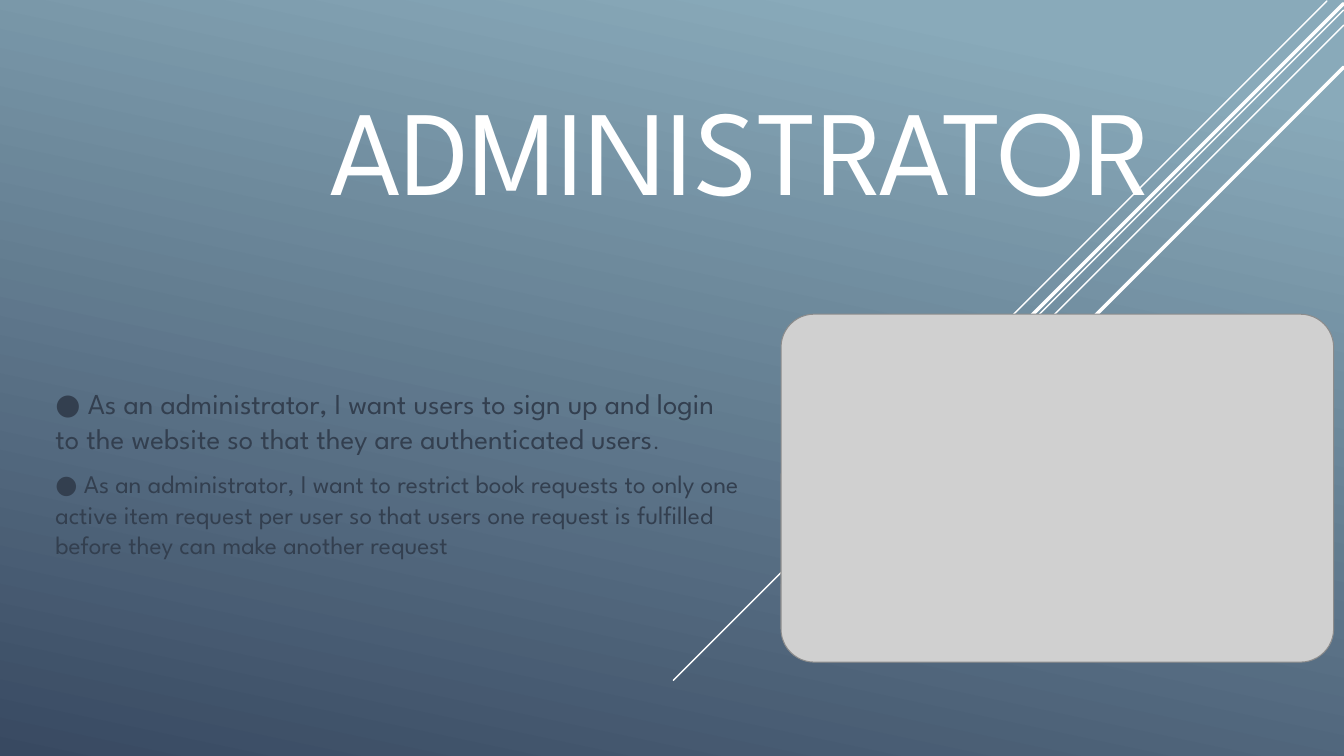
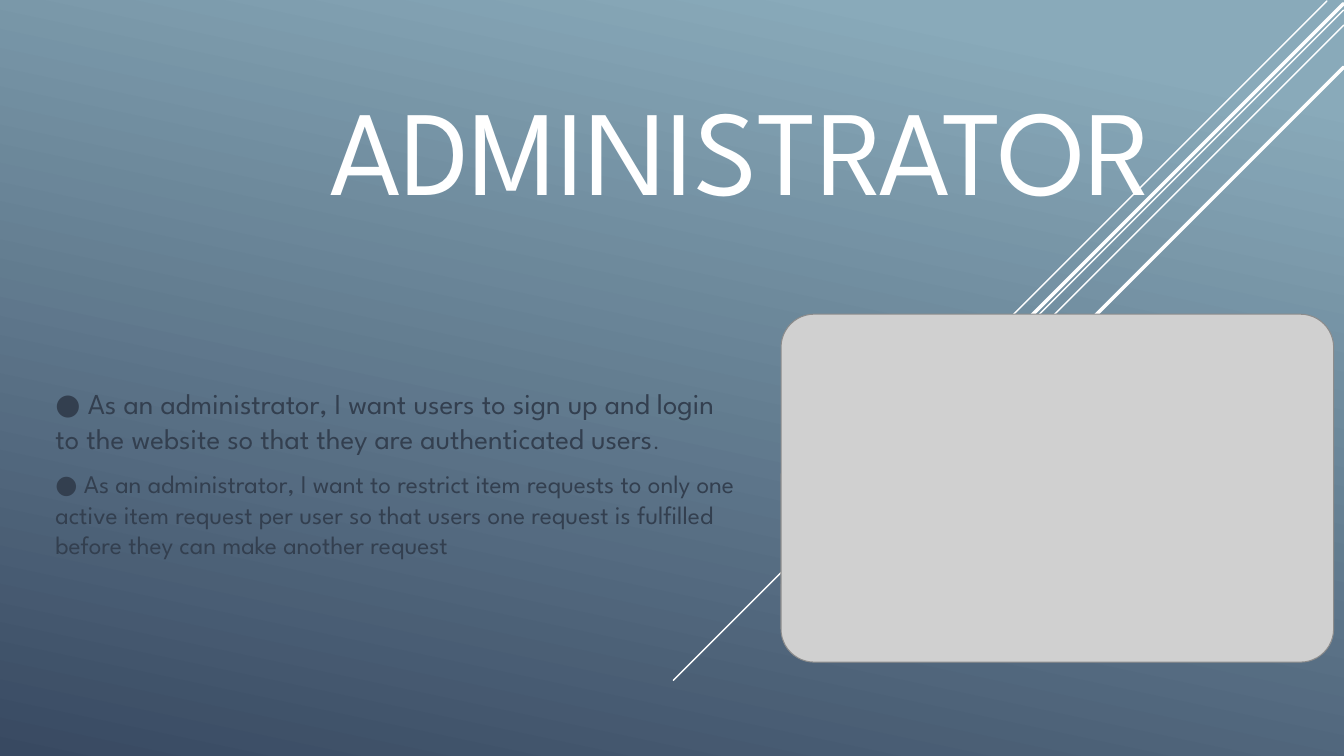
Before and after one commit to imtiyazalikhan/pj-76, a slide deck: slide 3 of story of barter system story pj_76.pptx. Drawn at 1344x756 pixels with LibreOffice and Linux fonts; fonts in the diff are those of the drawing; grey boxes stand for pictures. Boxes give left, top, right and bottom in pixels: in the first picture for what was removed or moved away, otherwise in the second. Text is boxed around its words. In the diff, an @@ line names an element or a change of style, - is before the commit and + after.

```diff
--- a/story of barter system story pj_76.pptx
+++ b/story of barter system story pj_76.pptx
@@ subtitle at (55, 476, 735, 564): text changed @@
-● As an administrator, I want to restrict book requests to only one active item request per user so that users one request is fulfilled before they can make another request
+● As an administrator, I want to restrict item requests to only one active item request per user so that users one request is fulfilled before they can make another request
```
Also in this commit, not shown: 2 other slides changed.
